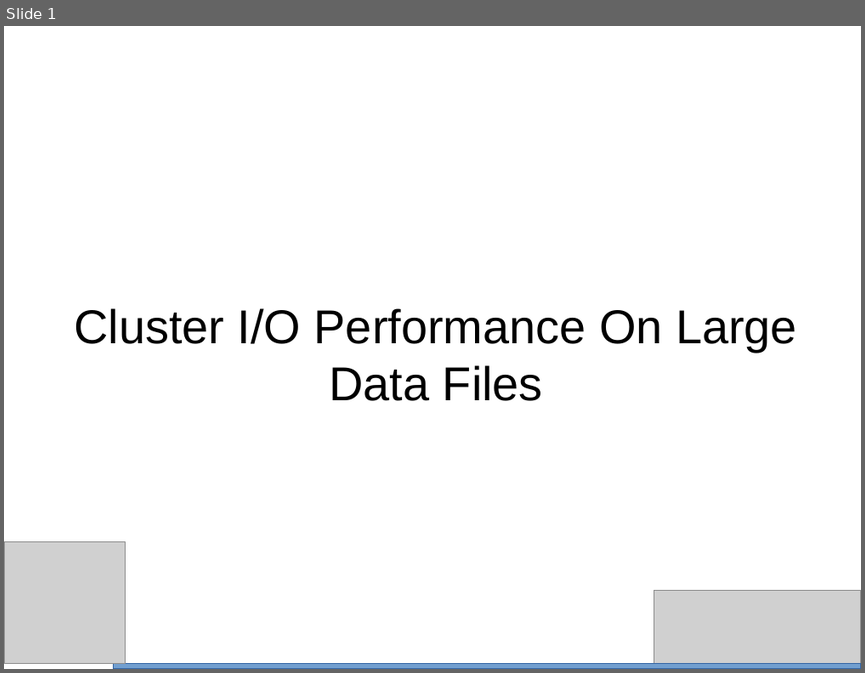
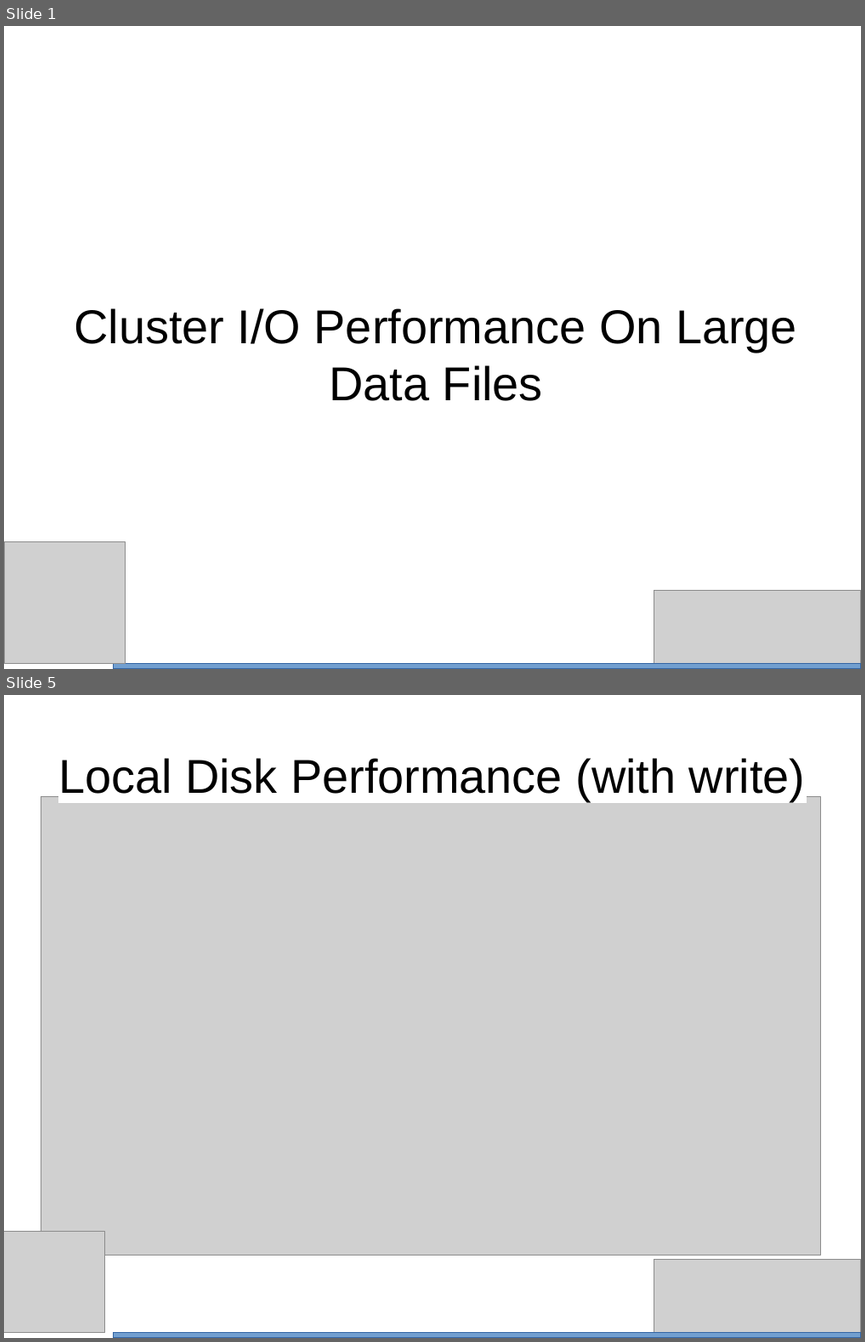
Before and after one commit to bth5032/CMS, a slide deck: Summer_2015/IOHeavyCI/Results/Powerpoint/performance.odp. Shown one above the other, each under a label of ours: slide 1 before the commit, slides 1 and 5 after it; the slides between them are not shown. The pictures are 865x673 and 865x1342 pixels, drawn with LibreOffice and Linux fonts; fonts in the diff are those of the drawing; grey boxes stand for pictures. Boxes give left, top, right and bottom in pixels: in the first picture for what was removed or moved away, otherwise in the second. Text is boxed around its words. In the diff, an @@ line names an element or a change of style, - is before the commit and + after.

Commit message:
completed draft of performance powerpoint

```diff
--- a/Summer_2015/IOHeavyCI/Results/Powerpoint/performance.odp
+++ b/Summer_2015/IOHeavyCI/Results/Powerpoint/performance.odp
@@ slide 5 added at <box>4,695,861,1338</box>, background #FFFFFF @@
@@ title added at <box>58,758,806,801</box>, 44 pt, text #000000 @@
+Local Disk Performance (with write)
@@ picture added at <box>41,796,820,1255</box> @@
@@ picture added at <box>4,1231,105,1333</box> @@
@@ picture added at <box>653,1259,861,1338</box> @@
@@ rectangle added at <box>113,1333,861,1338</box>, fill #729FCF, outline #3465A4 0 pt @@
```
Also in this commit, not shown: 1 slide changed, 9 other slides added, 1 other file.
